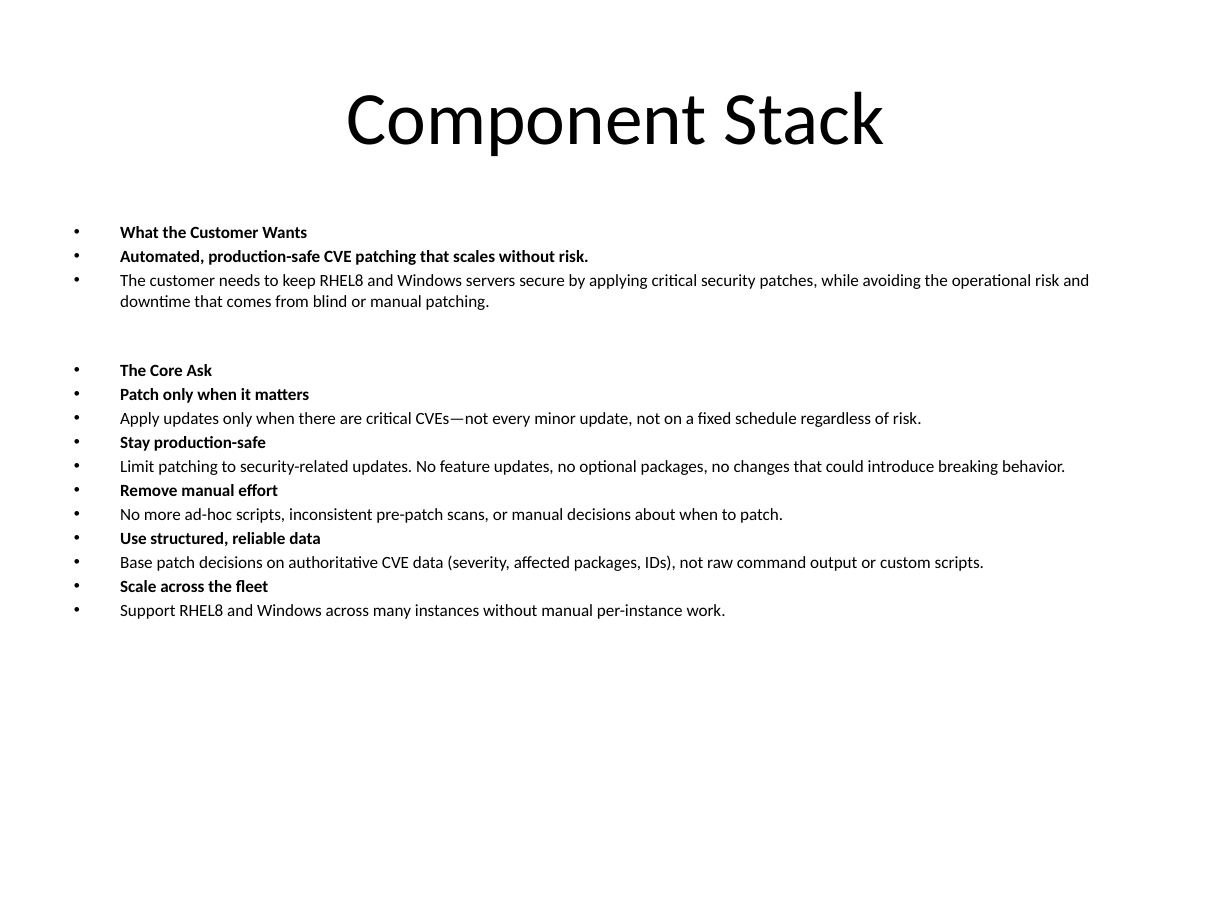
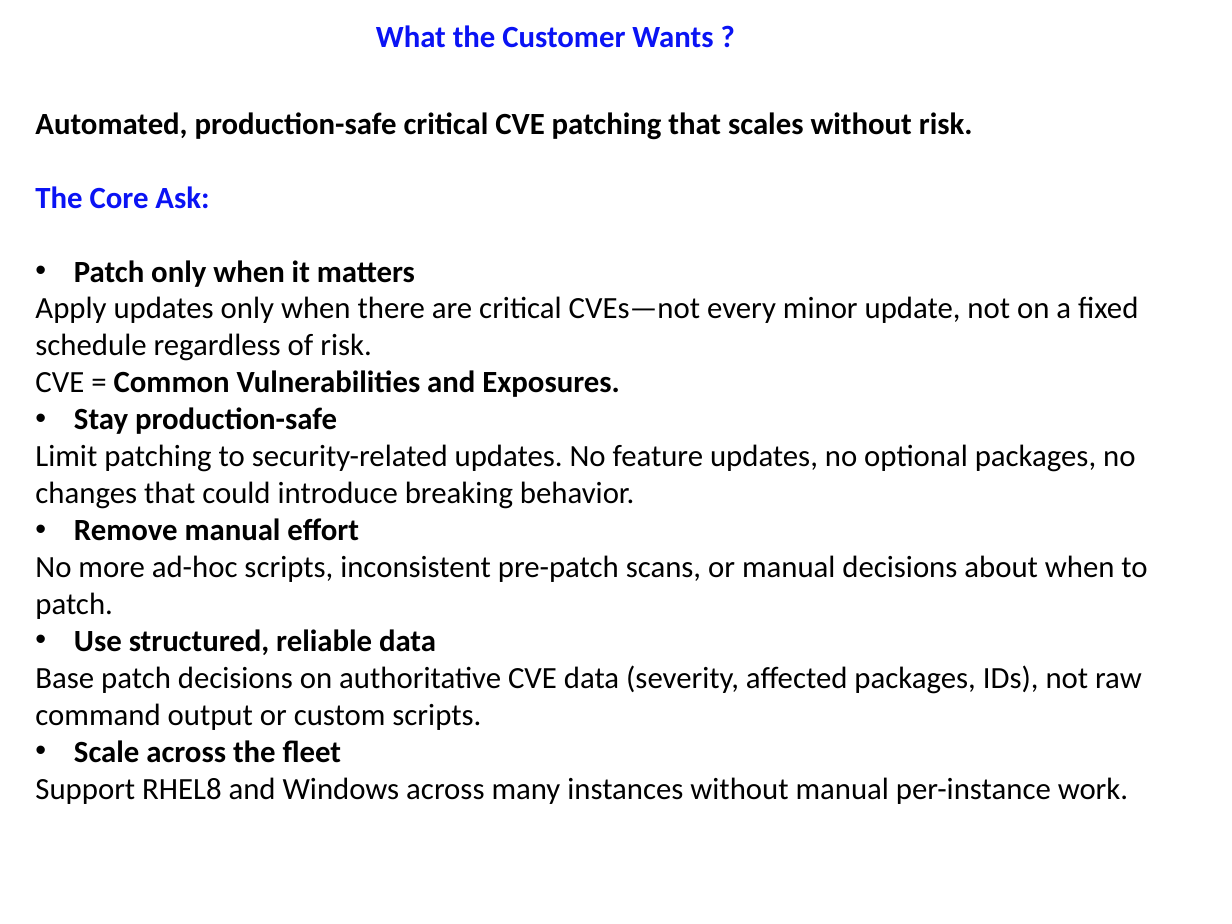
Before and after one commit to ckbitra/aiops-r8, a slide deck: slide 2 of docs/aiops_r8_presentation.pptx (slide 8 before the commit). Drawn at 1232x924 pixels with LibreOffice and Linux fonts; fonts in the diff are those of the drawing. Boxes give left, top, right and bottom in pixels: in the first picture for what was removed or moved away, otherwise in the second. Text is boxed around its words. In the diff, an @@ line names an element or a change of style, - is before the commit and + after.

```diff
--- a/docs/aiops_r8_presentation.pptx
+++ b/docs/aiops_r8_presentation.pptx
@@ text added at [376,25,713,48], 18 pt, text #0A13F4, bold @@
+What the Customer Wants ?
@@ text "Automated, production-safe critical CVE patching ...": place and size @@
-text "Automated, production-safe critical CVE patching ..." at [120,226,1089,619]
+text "Automated, production-safe critical CVE patching ..." at [35,112,1147,804]
@@ text at [35,112,973,209]: text changed; size 10 to 18 pt; bold on @@
-• What the Customer Wants
-• Automated, production-safe CVE patching that scales without risk.
-• The customer needs to keep RHEL8 and Windows servers secure by applying critical security patches, while avoiding the operational risk and downtime that comes from blind or manual patching.
-• The Core Ask
+Automated, production-safe critical CVE patching that scales without risk.
+The Core Ask:
@@ title removed at [347,91,885,156] @@
-Component Stack
@@ text at [35,260,1147,804]: size 10 to 18 pt in "Patch only when it matters", "Apply updates only when there are critical ...", "Stay production-safe", "Limit patching to security-related updates. No feature ..." and 6 more places; indent changed; less space between paragraphs; bullet • to none @@
@@ text at [35,370,619,397]: paragraph added @@
+CVE = Common Vulnerabilities and Exposures.
```
Also in this commit, not shown: 7 slides added, 4 slides removed, 4 other files.
